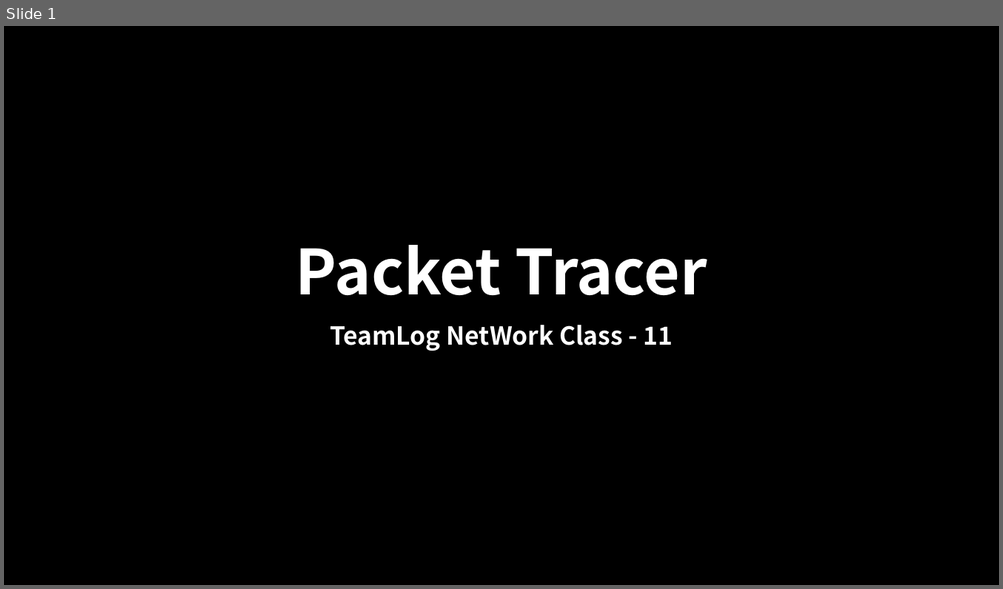
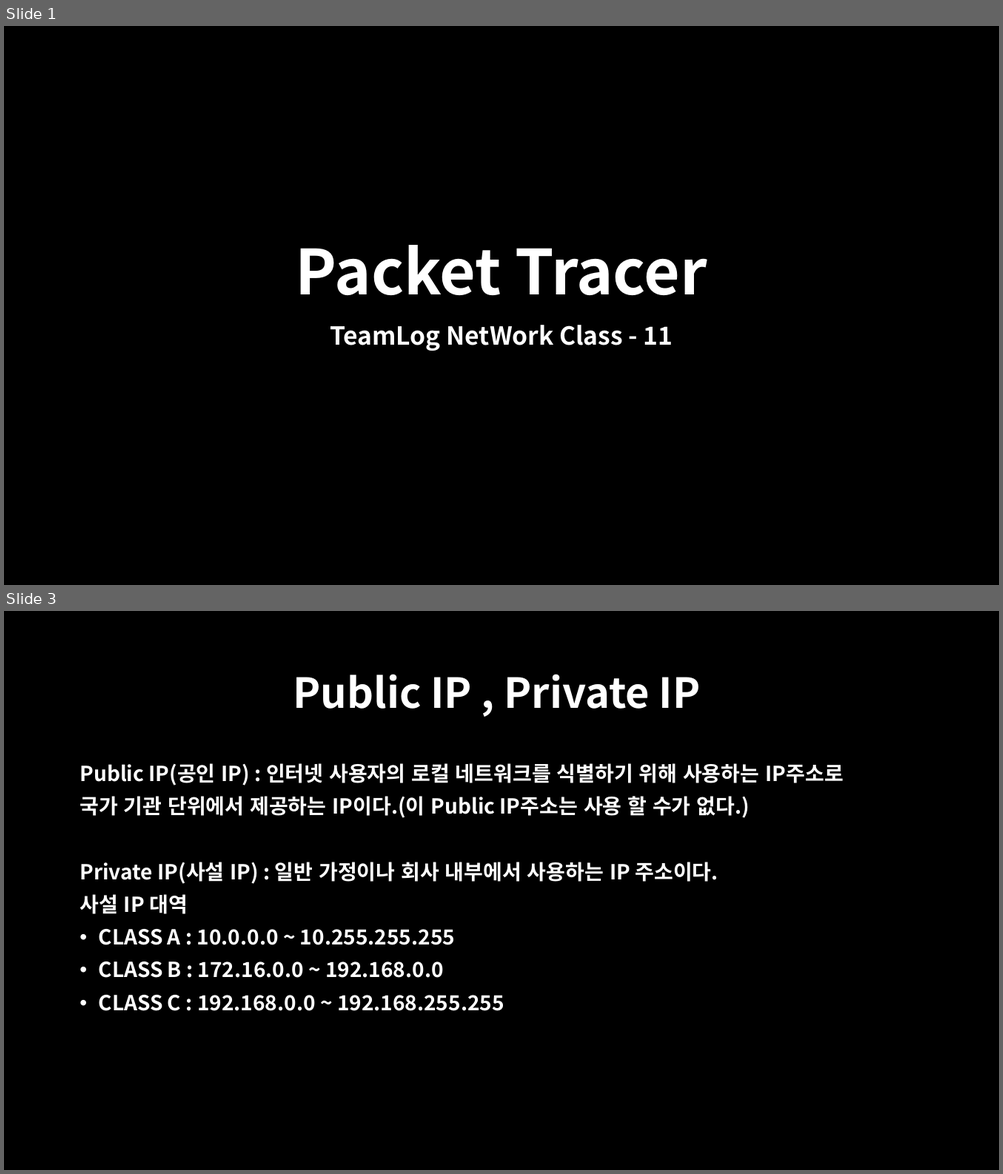
Before and after one commit to oceanwater1234/Network, a slide deck: 11. NAT/Packter Tracer - NAT.pptx. Shown one above the other, each under a label of ours: slide 1 before the commit, slides 1 and 3 after it; the slides between them are not shown. The pictures are 1003x589 and 1003x1174 pixels, drawn with LibreOffice and Linux fonts; fonts in the diff are those of the drawing. Boxes give left, top, right and bottom in pixels: in the first picture for what was removed or moved away, otherwise in the second. Text is boxed around its words. In the diff, an @@ line names an element or a change of style, - is before the commit and + after.

```diff
--- a/11. NAT/Packter Tracer - NAT.pptx
+++ b/11. NAT/Packter Tracer - NAT.pptx
@@ slide 3 added at (x1=4, y1=611, x2=999, y2=1170), background #000000 @@
@@ title added at (x1=293, y1=674, x2=700, y2=709), 40 pt, text #FFFFFF, bold @@
+Public IP , Private IP
@@ text added at (x1=79, y1=763, x2=843, y2=1011), 20 pt, text #FFFFFF, bold @@
+Public IP(공인 IP) : 인터넷 사용자의 로컬 네트워크를 식별하기 위해 사용하는 IP주소로
+국가 기관 단위에서 제공하는 IP이다.(이 Public IP주소는 사용 할 수가 없다.)
+Private IP(사설 IP) : 일반 가정이나 회사 내부에서 사용하는 IP 주소이다.
+사설 IP 대역
+• CLASS A : 10.0.0.0 ~ 10.255.255.255
+• CLASS B : 172.16.0.0 ~ 192.168.0.0
+• CLASS C : 192.168.0.0 ~ 192.168.255.255
```
Also in this commit, not shown: 14 other slides added, 1 slide removed, 16 other files.
